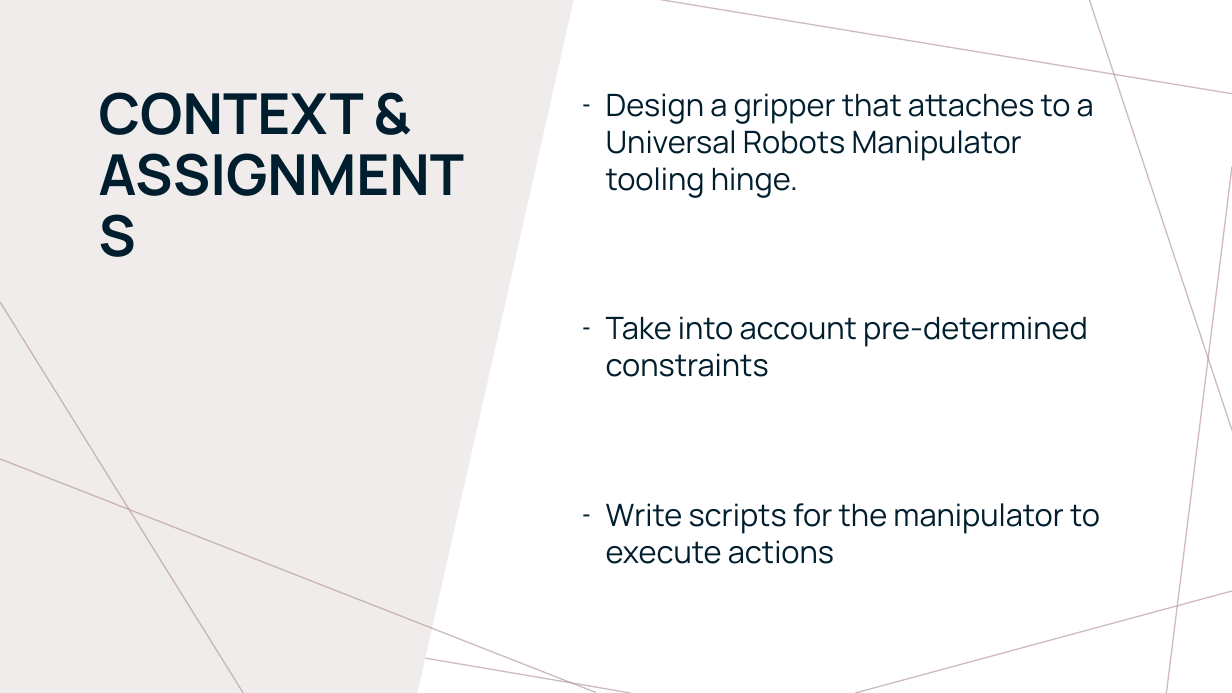
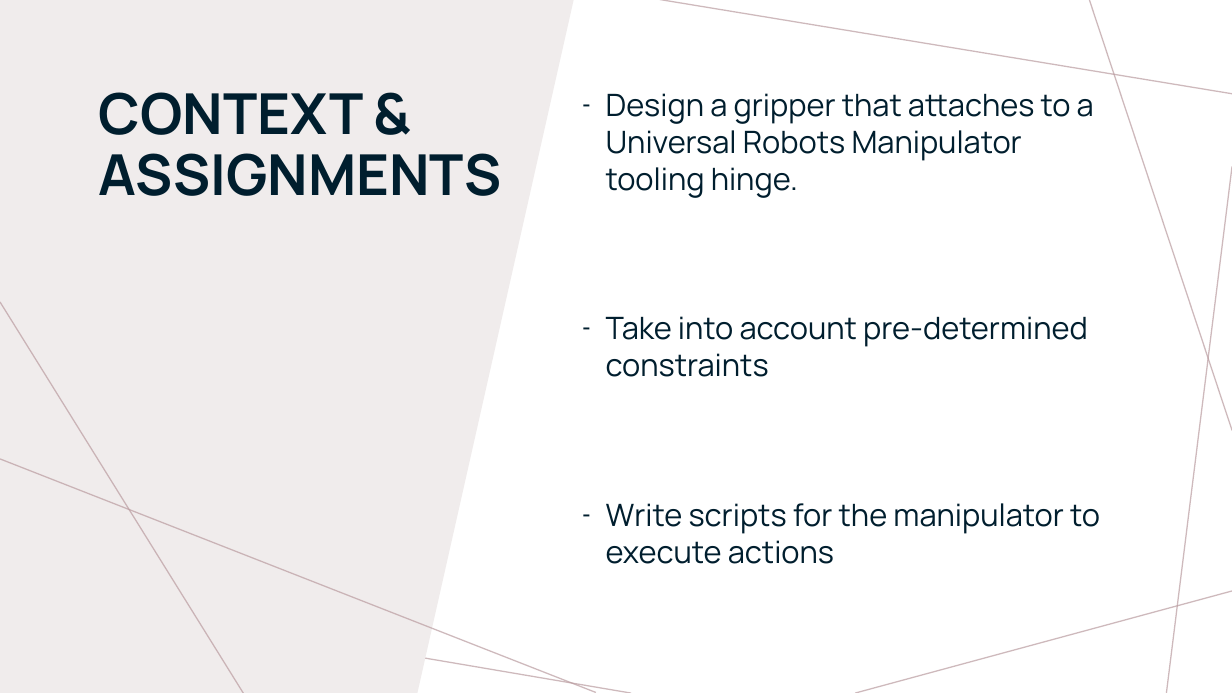
Before and after one commit to thijnmens/robogripper, a slide deck: slide 2 of docs/Delivery Challenge 1 Group 5.pptx (slide 3 before the commit). Drawn at 1232x693 pixels with LibreOffice and Linux fonts; fonts in the diff are those of the drawing. Boxes give left, top, right and bottom in pixels: in the first picture for what was removed or moved away, otherwise in the second. Text is boxed around its words. In the diff, an @@ line names an element or a change of style, - is before the commit and + after.

```diff
--- a/docs/Delivery Challenge 1 Group 5.pptx
+++ b/docs/Delivery Challenge 1 Group 5.pptx
@@ title "CONTEXT & ASSIGNMENTS" rewrapped from [99, 92, 364, 135] to [99, 92, 502, 196] @@
```
Also in this commit, not shown: 4 other slides changed, 2 slides added, 4 slides removed, 26 other files.
